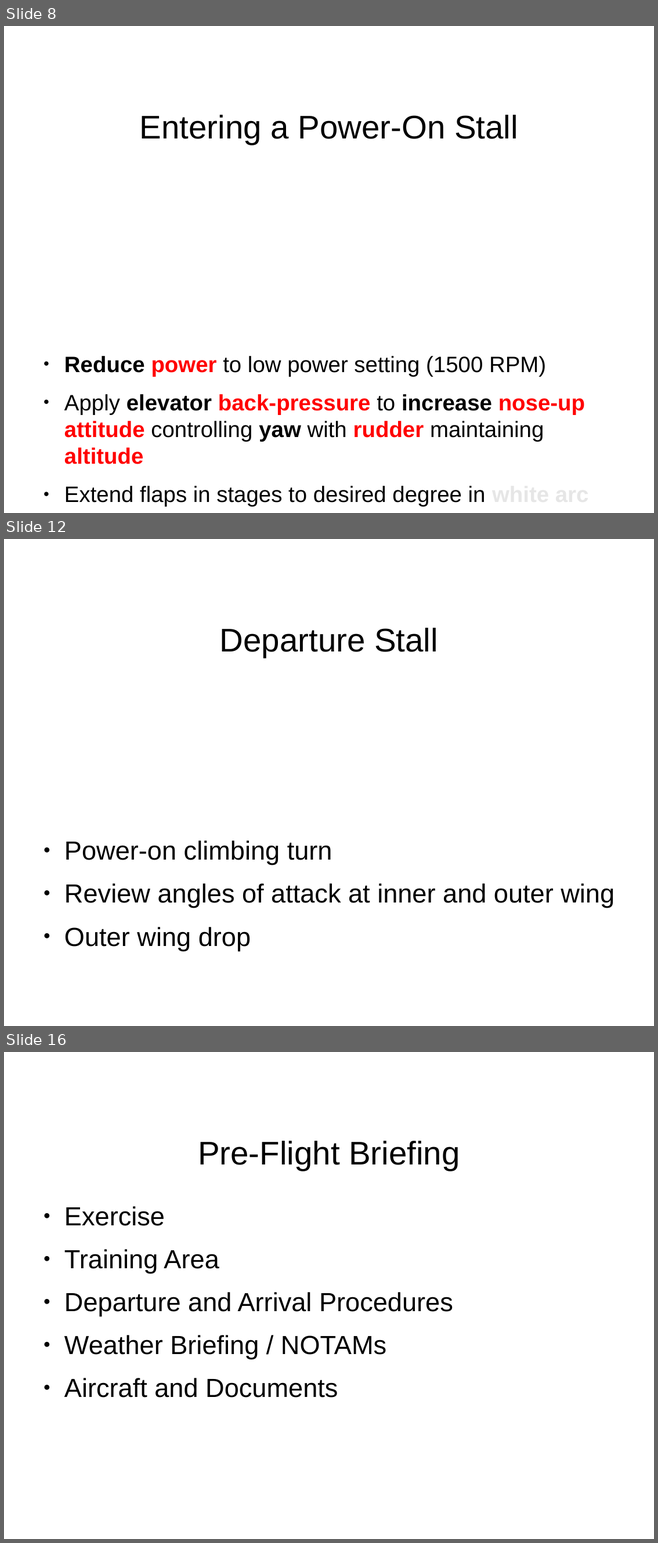
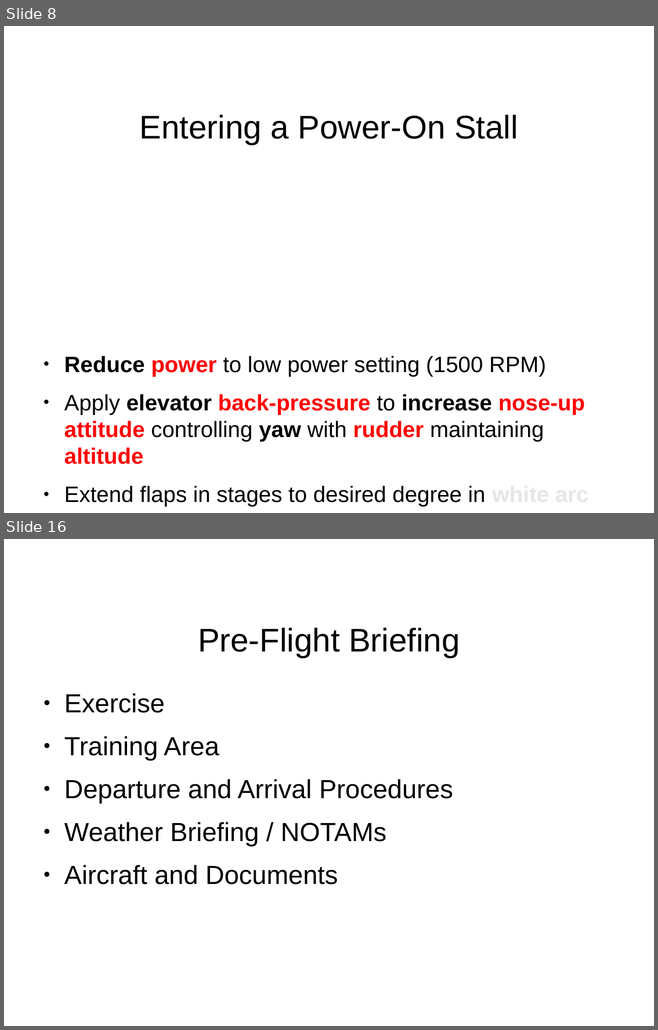
Before and after one commit to stephanheinemann/flight, a slide deck: FI/Stalls/Stalls.odp. Shown one above the other, each under a label of ours: slides 8, 12 and 16 before the commit, slides 8 and 16 after it; the slides between them are not shown. The pictures are 658x1543 and 658x1030 pixels, drawn with LibreOffice and Linux fonts; fonts in the diff are those of the drawing; background and template pictures are left out. Boxes give left, top, right and bottom in pixels: in the first picture for what was removed or moved away, otherwise in the second. Text is boxed around its words. In the diff, an @@ line names an element or a change of style, - is before the commit and + after.

Commit message:
extended stall presentation

```diff
--- a/FI/Stalls/Stalls.odp
+++ b/FI/Stalls/Stalls.odp
@@ slide 12 removed at <box>4,539,654,1026</box>, background #FFFFFF @@
@@ title removed at <box>220,628,438,657</box> @@
-Departure Stall
@@ text removed at <box>64,841,614,951</box> @@
-● Power-on climbing turn
-● Review angles of attack at inner and outer wing
-● Outer wing drop
```
Also in this commit, not shown: 4 slides changed, 5 slides added, 4 other slides removed, 1 other file.
